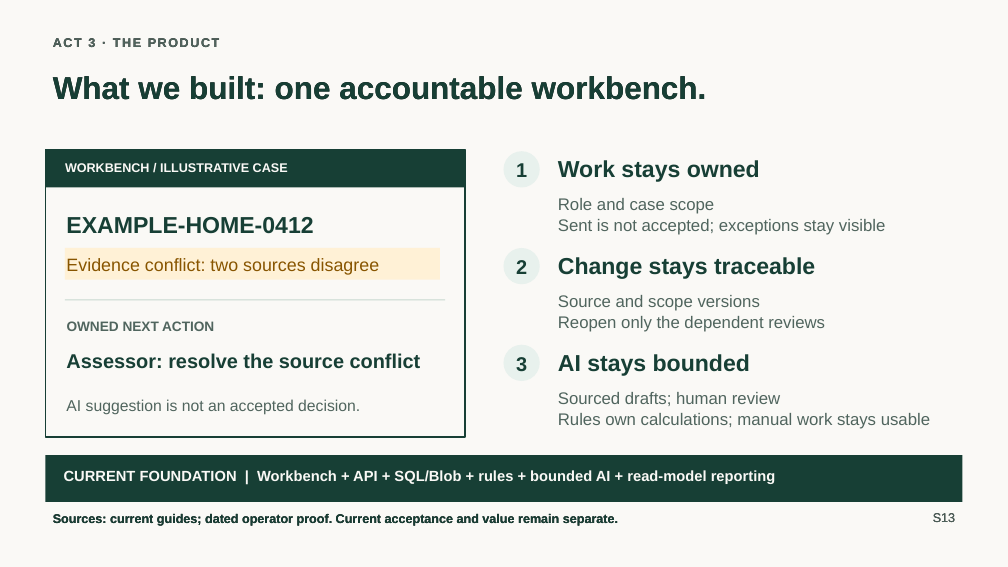
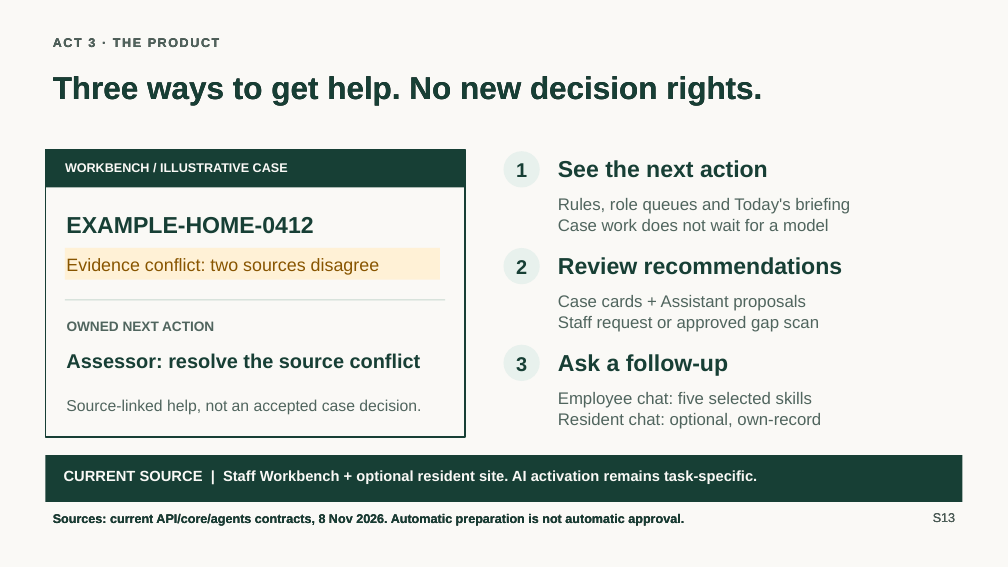
Before and after one commit to jmservera/ama, a slide deck: slide 14 of docs/capstone/deck/zava-forward-cowork-v2-draft.pptx. Drawn at 1008x567 pixels with LibreOffice and Linux fonts; fonts in the diff are those of the drawing. Boxes give left, top, right and bottom in pixels: in the first picture for what was removed or moved away, otherwise in the second. Text is boxed around its words. In the diff, an @@ line names an element or a change of style, - is before the commit and + after.

```diff
--- a/docs/capstone/deck/zava-forward-cowork-v2-draft.pptx
+++ b/docs/capstone/deck/zava-forward-cowork-v2-draft.pptx
@@ text at box(53, 76, 762, 105): text changed @@
-What we built: one accountable workbench.
+Three ways to get help. No new decision rights.
@@ text at box(558, 160, 768, 178): text changed @@
-Work stays owned
+See the next action
@@ text at box(558, 198, 850, 231): text changed @@
-Role and case scope
-Sent is not accepted; exceptions stay visible
+Rules, role queues and Today's briefing
+Case work does not wait for a model
@@ text at box(558, 257, 842, 275): text changed @@
-Change stays traceable
+Review recommendations
@@ text at box(558, 295, 819, 332): text changed @@
-Source and scope versions
-Reopen only the dependent reviews
+Case cards + Assistant proposals
+Staff request or approved gap scan
@@ text at box(558, 354, 728, 376): text changed @@
-AI stays bounded
+Ask a follow-up
@@ text at box(66, 399, 421, 415): text changed @@
-AI suggestion is not an accepted decision.
+Source-linked help, not an accepted case decision.
@@ text at box(558, 392, 821, 429): text changed @@
-Sourced drafts; human review
-Rules own calculations; manual work stays usable
+Employee chat: five selected skills
+Resident chat: optional, own-record
@@ text at box(64, 470, 757, 484): text changed @@
-CURRENT FOUNDATION | Workbench + API + SQL/Blob + rules + bounded AI + read-model reporting
+CURRENT SOURCE | Staff Workbench + optional resident site. AI activation remains task-specific.
@@ text at box(53, 513, 684, 526): text changed @@
-Sources: current guides; dated operator proof. Current acceptance and value remain separate.
+Sources: current API/core/agents contracts, 8 Nov 2026. Automatic preparation is not automatic approval.
```
Also in this commit, not shown: 10 other slides changed, 15 other files.
